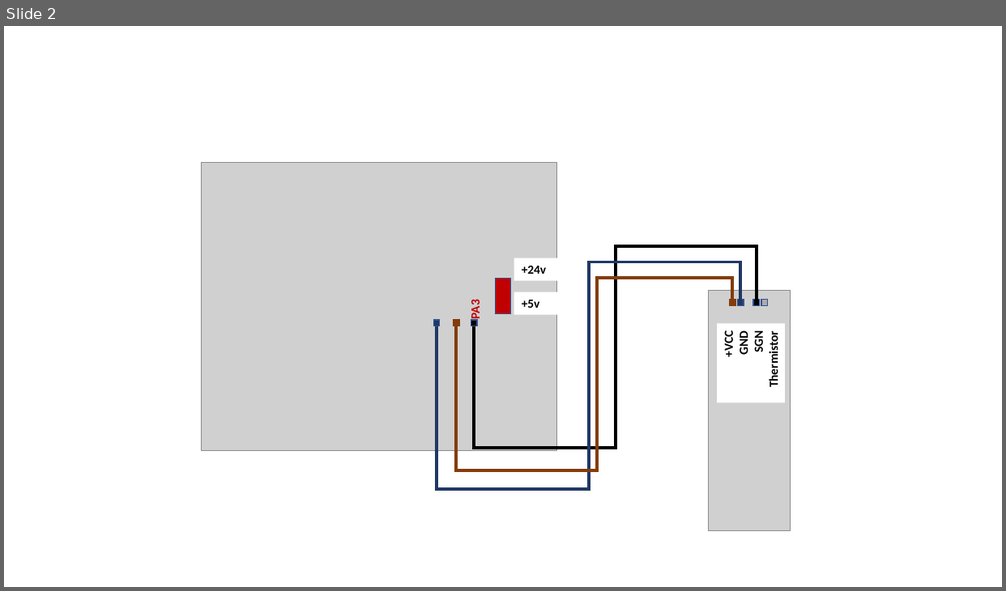
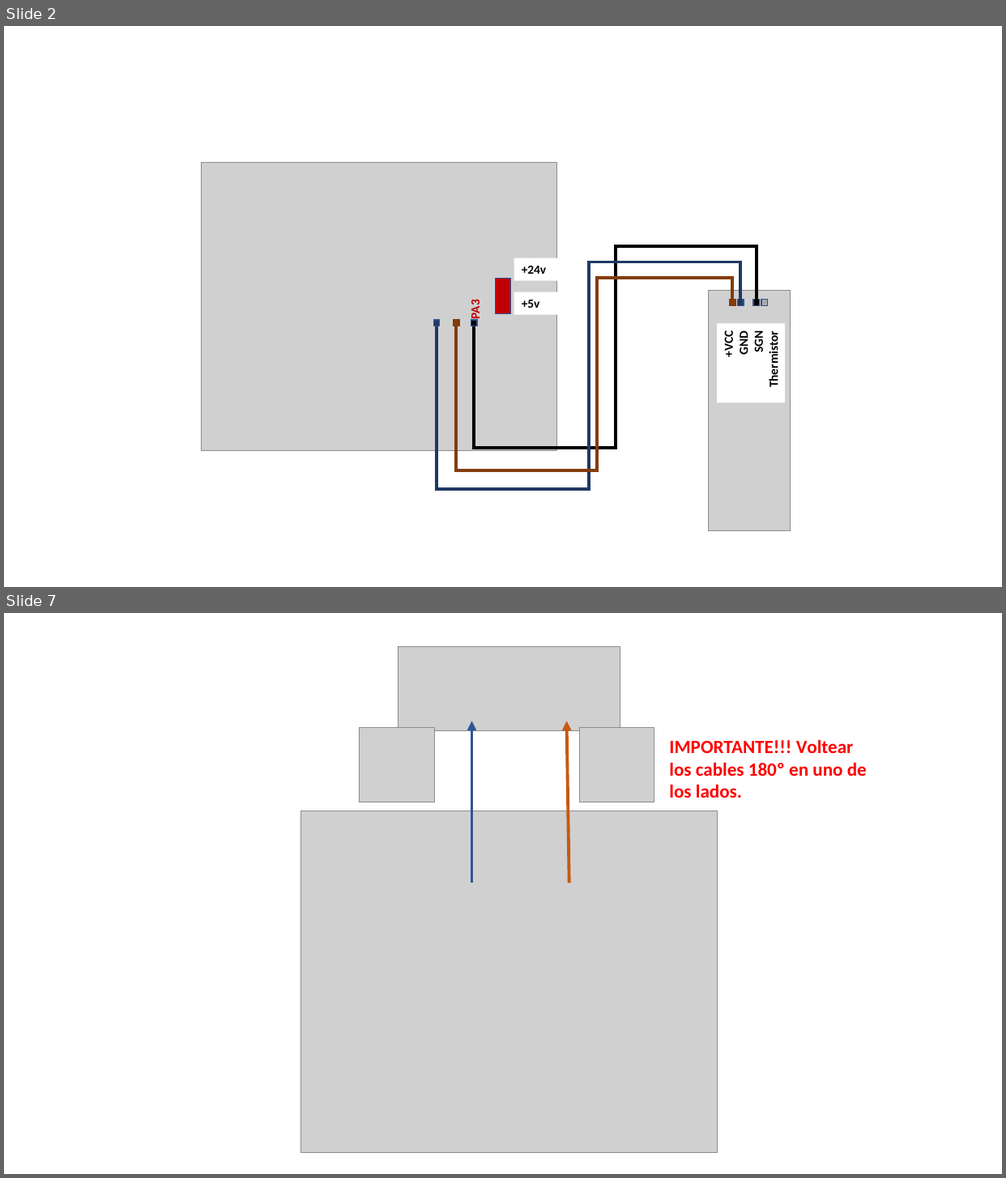
Before and after one commit to alienboyxp/3dwork.io.labs, a slide deck: .gitbook/assets/3dwork_fysetcspider.pptx. Shown one above the other, each under a label of ours: slide 2 before the commit, slides 2 and 7 after it; the slides between them are not shown. The pictures are 1006x591 and 1006x1178 pixels, drawn with LibreOffice and Linux fonts; fonts in the diff are those of the drawing; grey boxes stand for pictures. Boxes give left, top, right and bottom in pixels: in the first picture for what was removed or moved away, otherwise in the second. Text is boxed around its words. In the diff, an @@ line names an element or a change of style, - is before the commit and + after.

```diff
--- a/.gitbook/assets/3dwork_fysetcspider.pptx
+++ b/.gitbook/assets/3dwork_fysetcspider.pptx
@@ slide 7 added at [4, 613, 1002, 1174], background #FFFFFF @@
@@ picture added at [398, 647, 620, 730] @@
@@ picture added at [360, 727, 434, 803] @@
@@ arrow added from (472, 884) to (472, 721), #2F5597 3 pt @@
@@ arrow added from (569, 884) to (567, 721), #C55A11 3 pt @@
@@ picture added at [580, 727, 654, 803] @@
@@ text added at [669, 739, 867, 798], 18 pt, text #FF0000, bold @@
+IMPORTANTE!!! Voltear los cables 180º en uno de los lados.
@@ picture added at [301, 811, 718, 1152] @@
```
Also in this commit, not shown: 5 other slides added, 2 other files.
